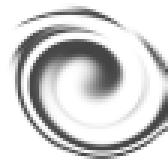
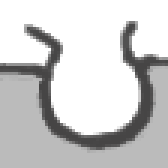
Revision of a layered w=168, h=168 image; what changed, layer by layer:
showed "buoymesh", painted on it over bbox(0, 21, 168, 168)
hid "WaveInteraction" over bbox(0, 3, 168, 165)
